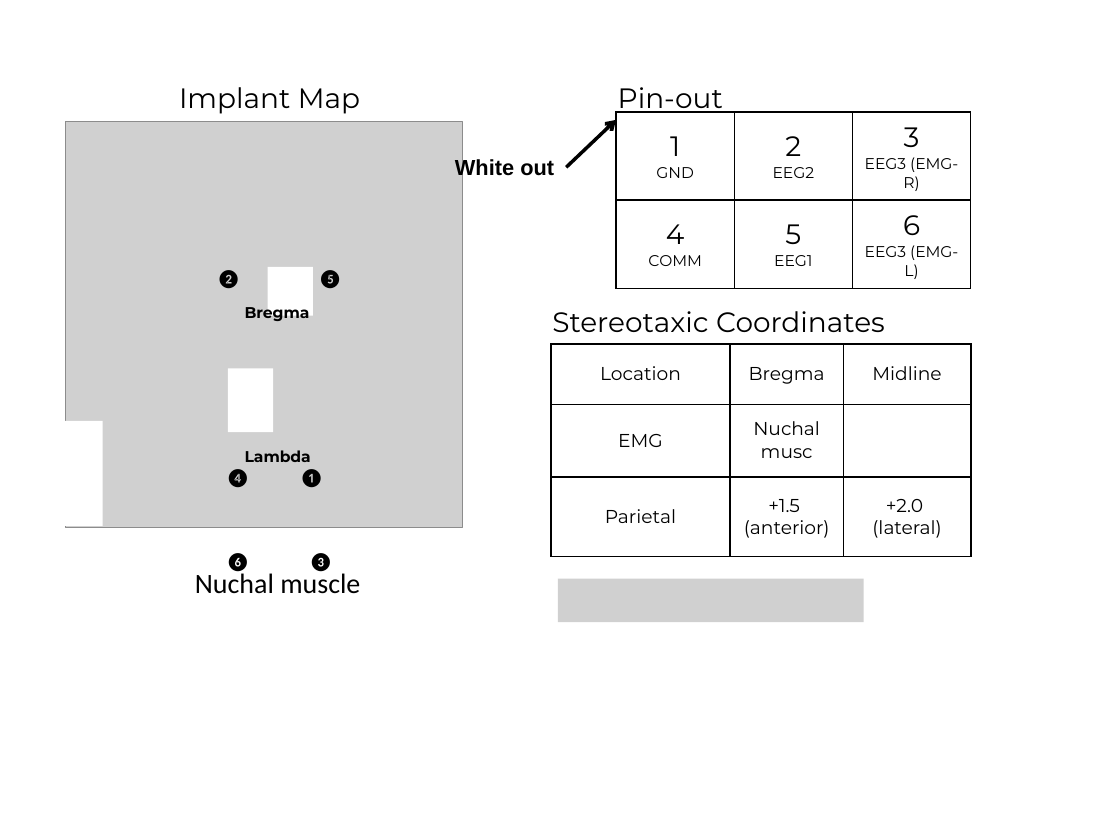
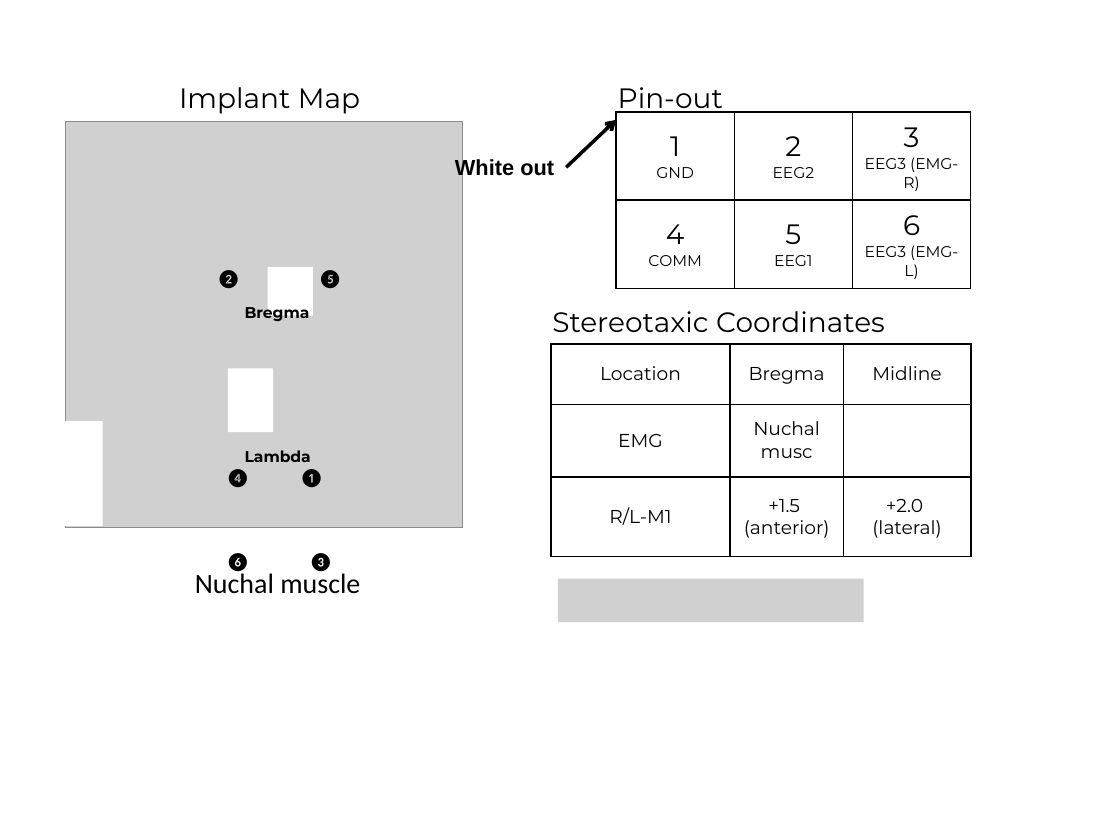
Before and after one commit to korkam/KamLab, a slide deck: slide 1 of _Experiments/_Surgery/_templates/R-LM1-EMG layout.pptx. Drawn at 1120x840 pixels with LibreOffice and Linux fonts; fonts in the diff are those of the drawing; grey boxes stand for pictures. Boxes give left, top, right and bottom in pixels: in the first picture for what was removed or moved away, otherwise in the second. Text is boxed around its words. In the diff, an @@ line names an element or a change of style, - is before the commit and + after.

```diff
--- a/_Experiments/_Surgery/_templates/R-LM1-EMG layout.pptx
+++ b/_Experiments/_Surgery/_templates/R-LM1-EMG layout.pptx
@@ table at [551, 344, 971, 557] @@
-row 3, column 1: Parietal
+row 3, column 1: R/L-M1
```
Also in this commit, not shown: 1 other file.
